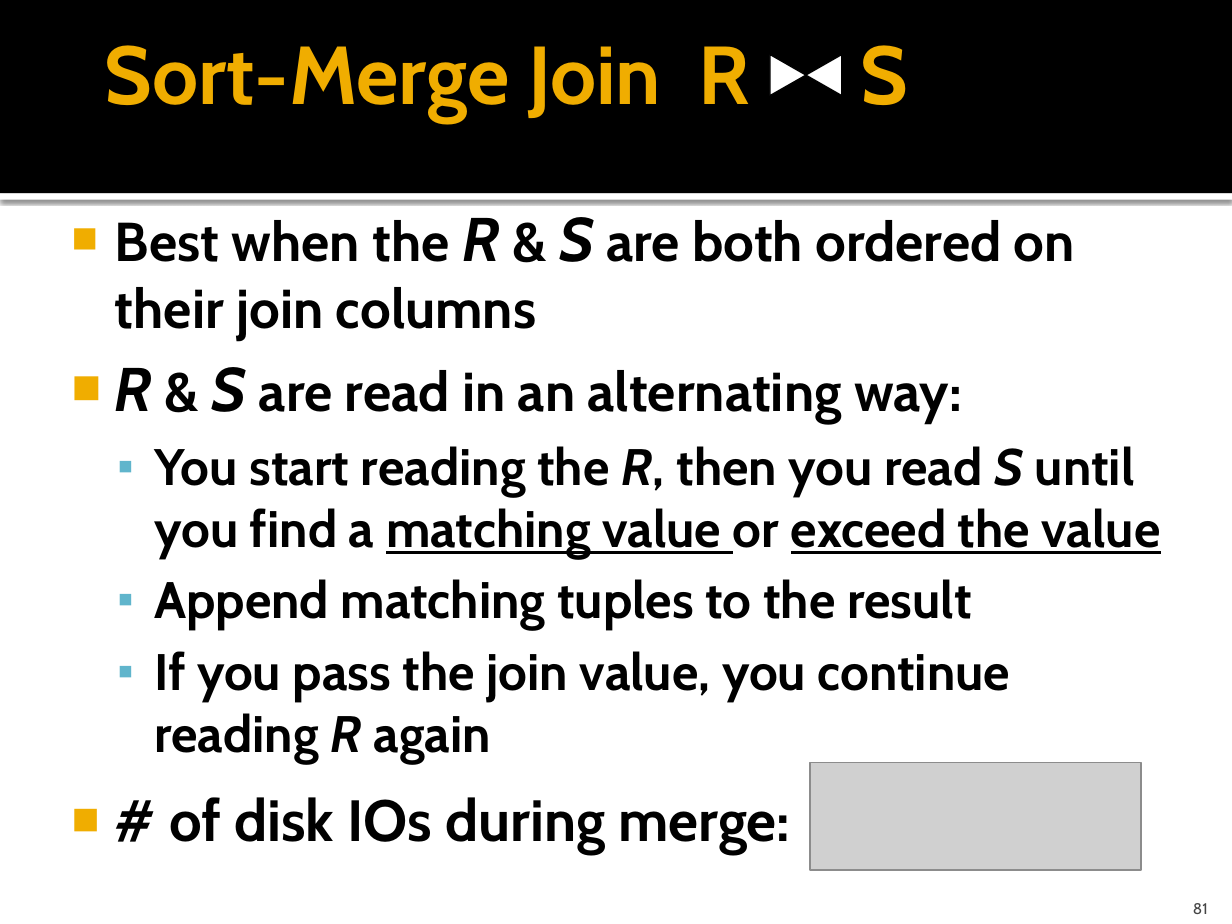
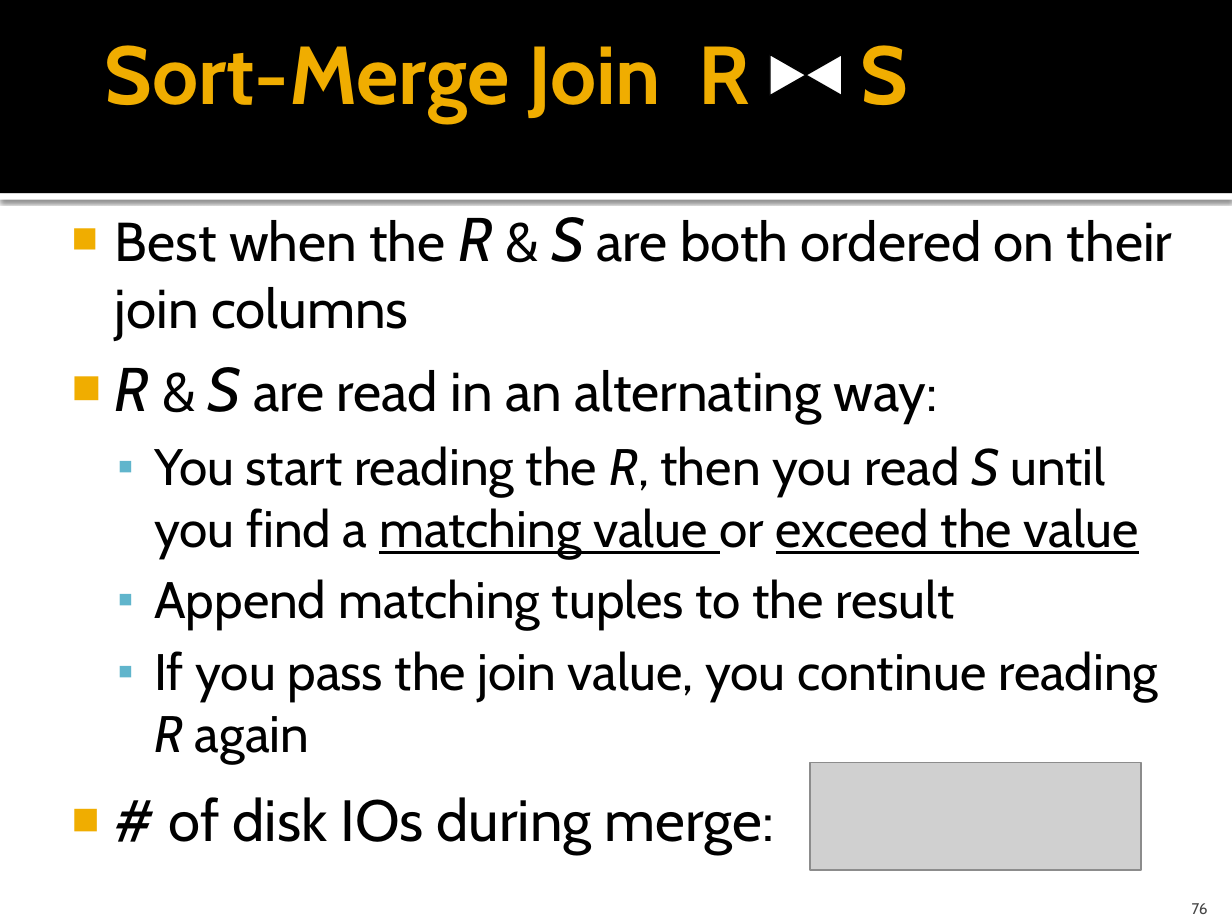
Before and after one commit to cmpt606f19/cmpt606-content, a slide deck: slide 76 of Lectures/09 Query Processing & Optimization.pptx (slide 81 before the commit). Drawn at 1232x924 pixels with LibreOffice and Linux fonts; fonts in the diff are those of the drawing; grey boxes stand for pictures. Boxes give left, top, right and bottom in pixels: in the first picture for what was removed or moved away, otherwise in the second. Text is boxed around its words. In the diff, an @@ line names an element or a change of style, - is before the commit and + after.

```diff
--- a/Lectures/09 Query Processing & Optimization.pptx
+++ b/Lectures/09 Query Processing & Optimization.pptx
@@ text "Best when the R & ..." at [115,217,1172,854]: bold off @@
@@ page number at [1192,903,1208,914]: text changed @@
-81
+76
```
Also in this commit, not shown: 9 other slides changed, 7 slides removed, 1 other file.
